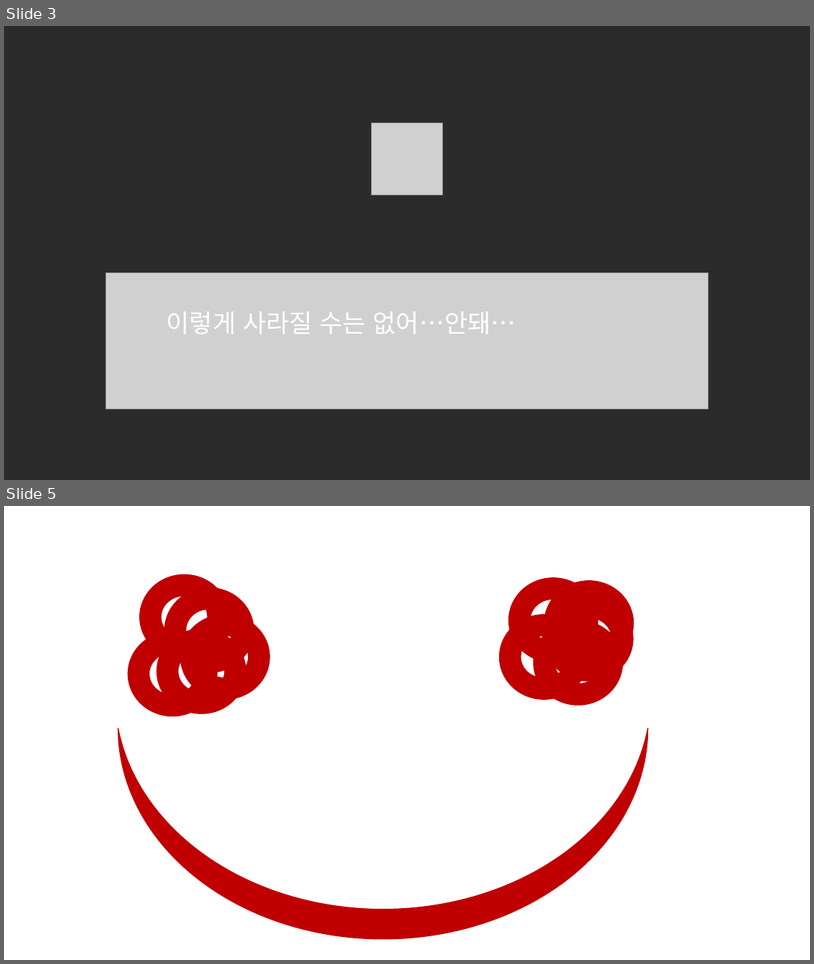
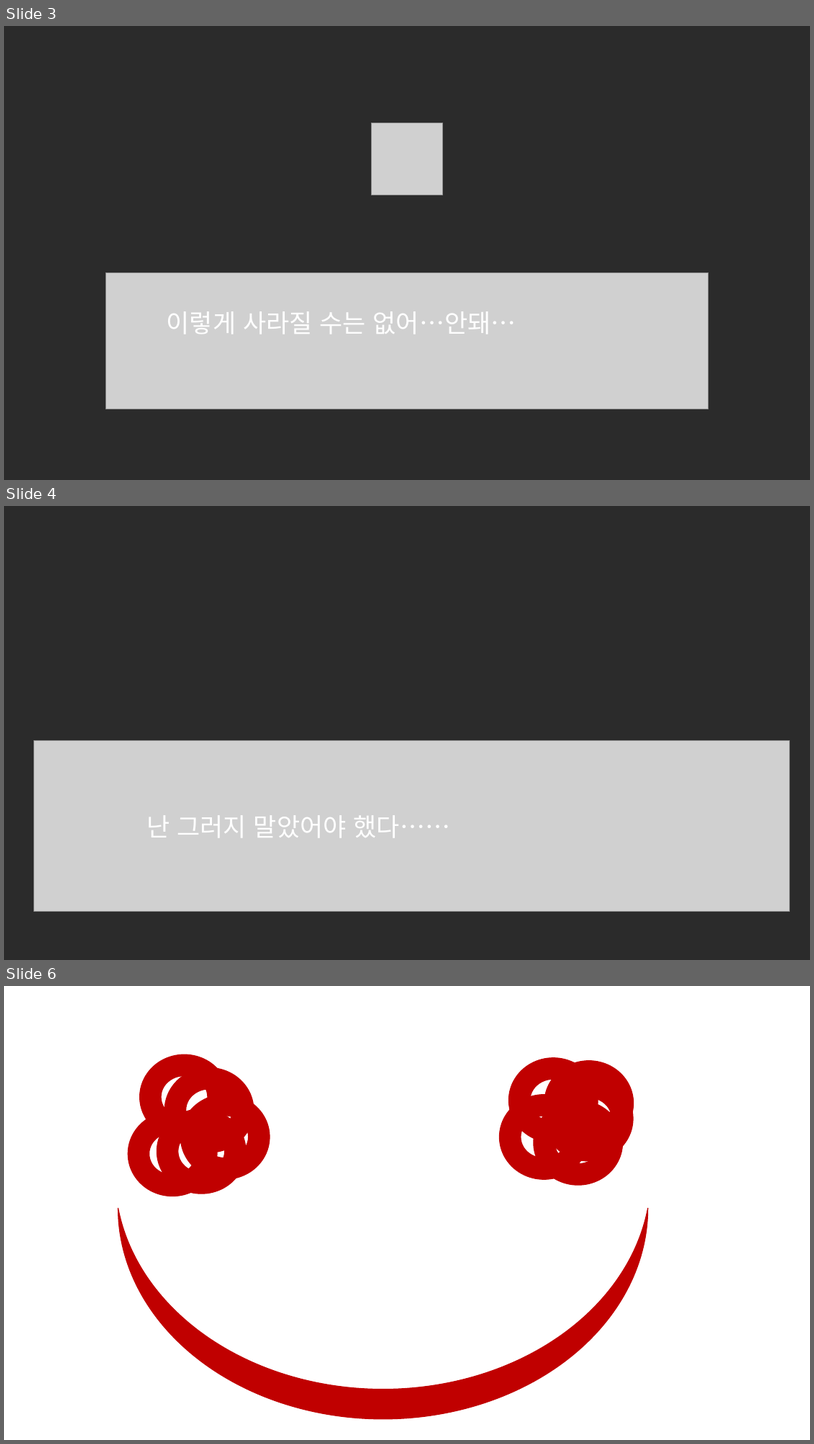
Before and after one commit to Dev-YoonLim/2DGP_YJW, a slide deck: Game_Project/ch1/작업용 PPT3.pptx. Shown one above the other, each under a label of ours: slides 3 and 5 before the commit, slides 3, 4 and 6 after it; the slides between them are not shown. The pictures are 814x964 and 814x1444 pixels, drawn with LibreOffice and Linux fonts; fonts in the diff are those of the drawing; grey boxes stand for pictures; background and template pictures are left out; a plain dark background stands for a picture behind light text. Boxes give left, top, right and bottom in pixels: in the first picture for what was removed or moved away, otherwise in the second. Text is boxed around its words. In the diff, an @@ line names an element or a change of style, - is before the commit and + after.

```diff
--- a/Game_Project/ch1/작업용 PPT3.pptx
+++ b/Game_Project/ch1/작업용 PPT3.pptx
@@ slide 4 added at bbox=[4, 506, 810, 960], background picture (left out) @@
@@ picture added at bbox=[34, 741, 790, 911] @@
@@ text added at bbox=[147, 815, 450, 837], 30 pt, text #FFFFFF @@
+난 그러지 말았어야 했다……
@@ what was slide 5 is now slide 6 @@
```
Also in this commit, not shown: 4 other slides added, 2 slides removed, 36 other files.
